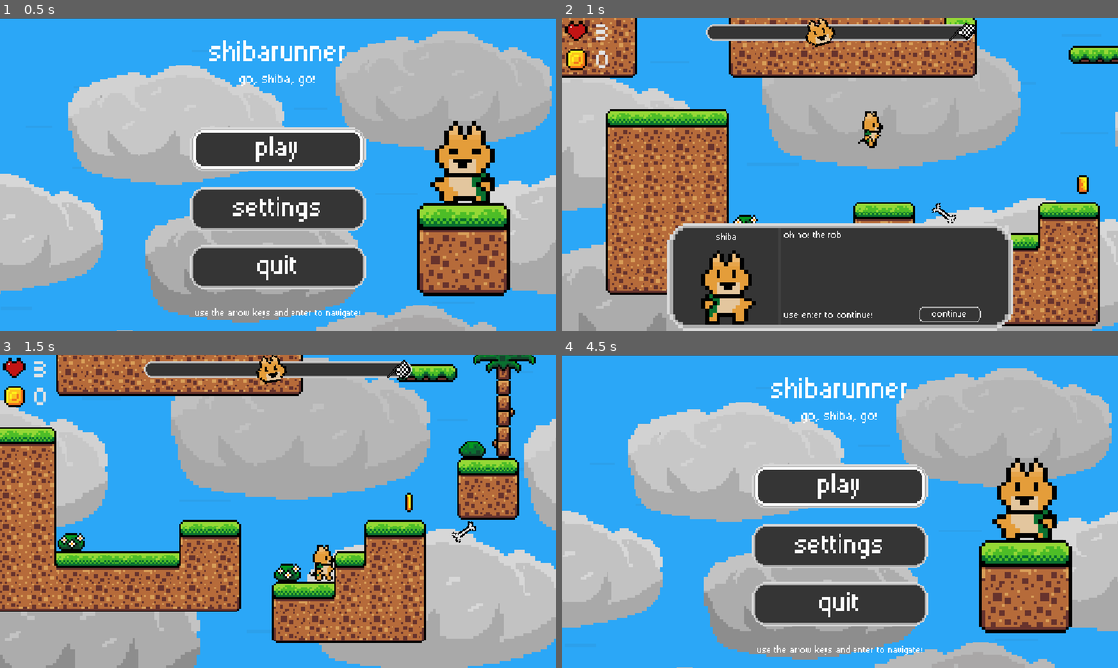
Above: before the commit, frames 1-4 (two rows, left to right).
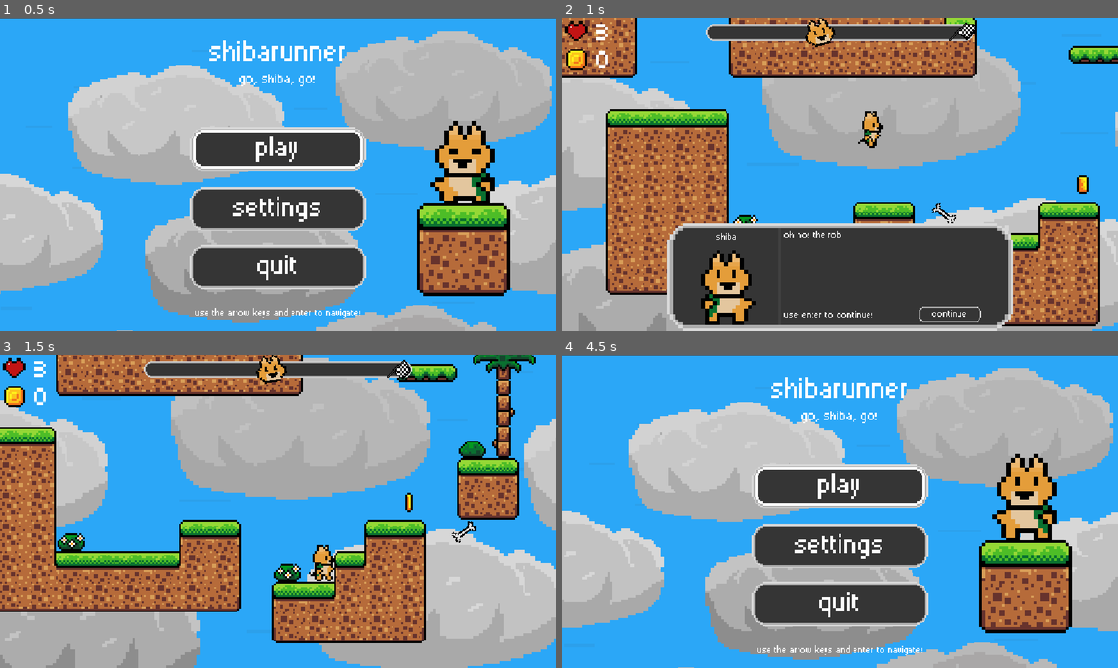
Above: after the commit, the same moments.

Repository: RafaeloxMC/shiba
Game: Godot game, scene res://scenes/main_menu.tscn
Same seed, same stepped clock (60 frames per second), same inputs: the game is played once before the commit and once after it.
Inputs:
- Up to frame 1 (0.5 s): no input
- Up to frame 2 (1 s): tap Enter (next) at 0.5 s; hold Right (move_right) from 0.53 s (still down); tap S (attack) at 0.6 s; tap Space (jump) at 0.77 s
- Up to frame 3 (1.5 s): keep holding Right (move_right); tap Enter (next) at 1.35 s
- Up to frame 4 (4.5 s): tap Space (jump) at 1.52, 3.02, 3.77 s; release Right (move_right) at 2.03 s; hold Left (move_left) 2.03-2.78 s; tap [ (show_fps) at 2.1, 4.35 s; hold Right (move_right) 2.78-4.28 s; tap S (attack) at 2.85 s; tap Enter (next) at 3.6 s; tap Escape (pause) at 4.15 s; hold Left (move_left) from 4.28 s (still down)

Frame 1 is identical in both runs. In frame 2, 0.1% of the frame differs, in the area x 6-9%, y 2-16%; in frame 3, 0.1%; in frame 4, 2.0%, in the area x 0-100%, y 4-100%.

Commit message:
Added code base improvements
Fixed a bug where you could see the parallax BG generating
Fixed a bug where pressing ESC in the shutdown menu wouldn't work

Diff:
--- a/assets/sprite_frames/squirrel.tres
+++ b/assets/sprite_frames/squirrel.tres
@@ -69,6 +69,10 @@
 [sub_resource type="AtlasTexture" id="AtlasTexture_b443j"]
 atlas = ExtResource("1_qi08s")
 region = Rect2(128, 128, 32, 32)
+
+[sub_resource type="AtlasTexture" id="AtlasTexture_akrvd"]
+atlas = ExtResource("1_qi08s")
+region = Rect2(160, 128, 32, 32)
 
 [sub_resource type="AtlasTexture" id="AtlasTexture_m3xcr"]
 atlas = ExtResource("1_qi08s")
@@ -188,6 +192,9 @@
 }, {
 "duration": 1.0,
 "texture": SubResource("AtlasTexture_b443j")
+}, {
+"duration": 1.0,
+"texture": SubResource("AtlasTexture_akrvd")
 }],
 "loop": false,
 "name": &"evolve",
--- a/scenes/gameui.tscn
+++ b/scenes/gameui.tscn
@@ -14,7 +14,6 @@
 [sub_resource type="LabelSettings" id="LabelSettings_ccwni"]
 font = ExtResource("2_mu2ln")
 font_size = 34
-font_color = Color(0.89059, 0.89059, 0.89059, 1)
 
 [sub_resource type="AtlasTexture" id="AtlasTexture_rjngh"]
 atlas = ExtResource("4_mu2ln")
--- a/scenes/parallax.tscn
+++ b/scenes/parallax.tscn
@@ -24,7 +24,7 @@
 
 [node name="ParallaxLayer2" type="ParallaxLayer" parent="ParallaxBackground"]
 position = Vector2(-469.658, -123.333)
-motion_mirroring = Vector2(1164.8, 850)
+motion_mirroring = Vector2(1164.8, 900)
 script = ExtResource("3_yvlf7")
 
 [node name="Sprite2D" type="Sprite2D" parent="ParallaxBackground/ParallaxLayer2"]
--- a/scenes/shutdown.tscn
+++ b/scenes/shutdown.tscn
@@ -49,6 +49,7 @@
 [node name="Timer" type="Timer" parent="."]
 wait_time = 3.0
 autostart = true
+ignore_time_scale = true
 
 [node name="hint" type="Label" parent="."]
 layout_mode = 1
--- a/scenes/squirrel.tscn
+++ b/scenes/squirrel.tscn
@@ -12,7 +12,7 @@
 
 [node name="AnimatedSprite2D" type="AnimatedSprite2D" parent="."]
 sprite_frames = ExtResource("2_m3xcr")
-animation = &"idle"
+animation = &"evolve"
 autoplay = "idle"
 
 [node name="facing" type="RayCast2D" parent="AnimatedSprite2D"]
--- a/scripts/bone.gd
+++ b/scripts/bone.gd
@@ -35,7 +35,6 @@
 
 func _on_body_entered(body: Node2D) -> void:
 	if body.name.begins_with("Squirrel"):
-		print("Hit")
 		var squirrel = body as CharacterBody2D
 		squirrel.set_collision_mask_value(1, false)
 		squirrel.dead = true
--- a/scripts/main_menu.gd
+++ b/scripts/main_menu.gd
@@ -67,7 +67,6 @@
 	get_current_button().selected = true
 
 func submit():
-	print(current_button_id)
 	if get_current_button() == play:
 		if GameManager.hearts <= 0:
 			GameManager.reset()
--- a/scripts/player.gd
+++ b/scripts/player.gd
@@ -35,6 +35,7 @@
 
 func _physics_process(delta: float) -> void:
 	if Input.is_action_just_pressed("pause"):
+		Engine.time_scale = 1
 		SceneManager.call_scene("main_menu")
 
 	if Input.is_action_just_pressed("show_fps"):
--- a/scripts/progress_bar.gd
+++ b/scripts/progress_bar.gd
@@ -11,9 +11,7 @@
 	sprite_2d.position.x = -borders
 	if self.get_parent().get_parent():
 		level_border_left = self.get_parent().get_parent().level_border_left
-		print(str(self.get_parent().get_parent().level_border_left))
 		level_border_right = self.get_parent().get_parent().level_border_right
-		print(str(self.get_parent().get_parent().level_border_right))
 	else:
 		print("Couldn't find parent control!")
 	if level_border_left == null or level_border_right == null:
--- a/scripts/quit.gd
+++ b/scripts/quit.gd
@@ -1,4 +1,8 @@
 extends Control
+
+func _process(_delta: float) -> void:
+	if Input.is_action_just_pressed("pause"):
+		SceneManager.call_scene("main_menu")
 
 func _on_timer_timeout() -> void:
 	get_tree().quit()
--- a/scripts/settings.gd
+++ b/scripts/settings.gd
@@ -58,7 +58,6 @@
 	get_current_button().selected = true
 
 func submit():
-	print(current_button_id)
 	if get_current_button() == credits:
 		var node = load(get_current_button().scene.resource_path)
 		add_child(node.instantiate())
Not shown: 1 places in assets/sprite_frames/squirrel.tres that only renumber resources
